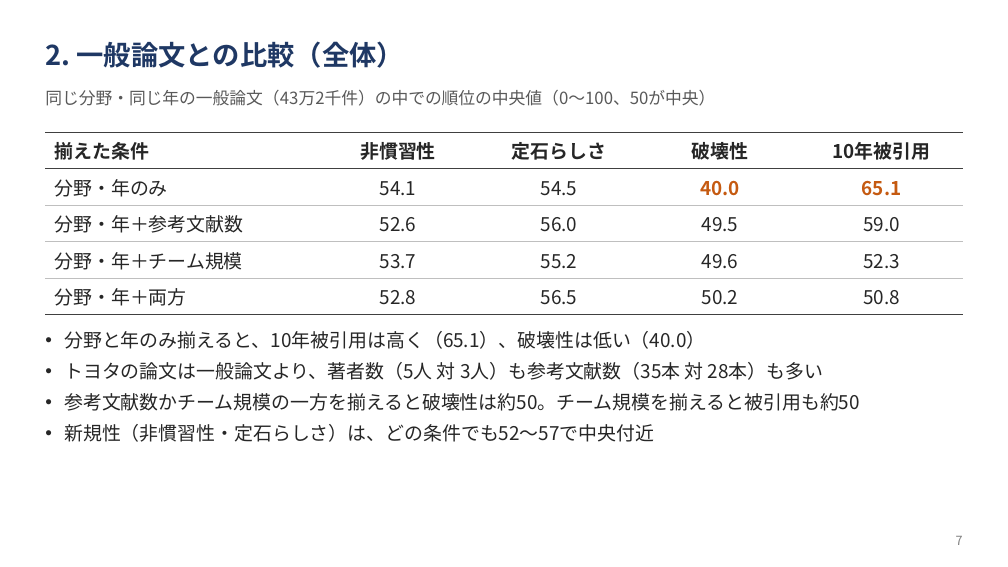
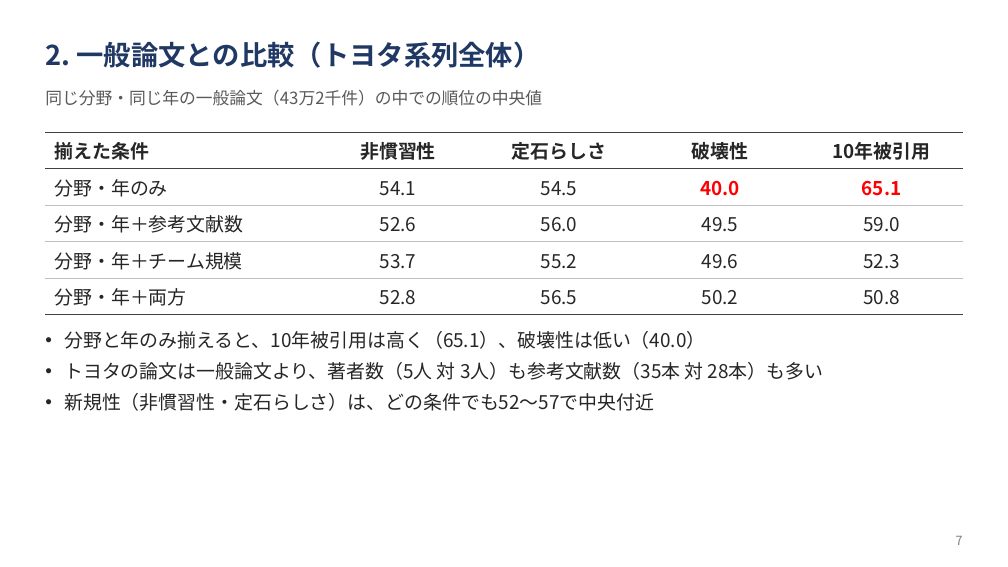
Before and after one commit to ryosuke0828/sci-sci-toyota, a slide deck: slide 7 of docs/slides/toyota_novelty_progress.pptx. Drawn at 1008x567 pixels with LibreOffice and Linux fonts; fonts in the diff are those of the drawing. Boxes give left, top, right and bottom in pixels: in the first picture for what was removed or moved away, otherwise in the second. Text is boxed around its words. In the diff, an @@ line names an element or a change of style, - is before the commit and + after.

```diff
--- a/docs/slides/toyota_novelty_progress.pptx
+++ b/docs/slides/toyota_novelty_progress.pptx
@@ text at bbox=[45, 41, 541, 68]: text changed @@
-2. 一般論文との比較（全体）
+2. 一般論文との比較（トヨタ系列全体）
@@ text at bbox=[45, 90, 542, 106]: text changed @@
-同じ分野・同じ年の一般論文（43万2千件）の中での順位の中央値（0〜100、50が中央）
+同じ分野・同じ年の一般論文（43万2千件）の中での順位の中央値
@@ table at bbox=[45, 132, 963, 310] @@
@@ text colour #C55A11 to #FF0000 in "40.0", "65.1" @@
@@ text at bbox=[64, 393, 860, 411]: paragraph removed @@
-• 参考文献数かチーム規模の一方を揃えると破壊性は約50。チーム規模を揃えると被引用も約50
```
Also in this commit, not shown: 13 other slides changed, 2 slides added.
